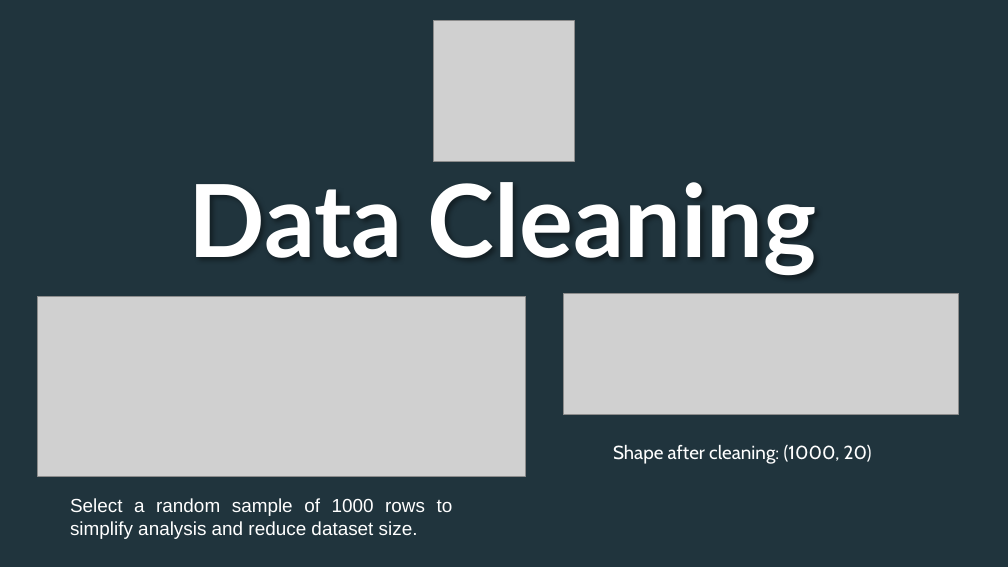
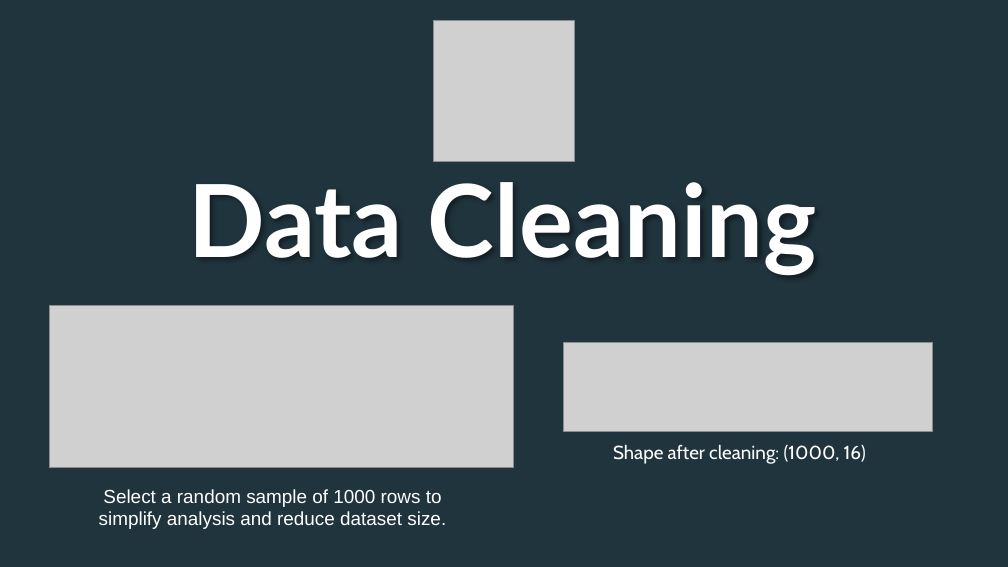
Before and after one commit to F1a23/Python_Team, a slide deck: slide 12 of Project1/Presentation1.pptx. Drawn at 1008x567 pixels with LibreOffice and Linux fonts; fonts in the diff are those of the drawing; grey boxes stand for pictures; background and template pictures are left out; a plain dark background stands for a picture behind light text. Boxes give left, top, right and bottom in pixels: in the first picture for what was removed or moved away, otherwise in the second. Text is boxed around its words. In the diff, an @@ line names an element or a change of style, - is before the commit and + after.

```diff
--- a/Project1/Presentation1.pptx
+++ b/Project1/Presentation1.pptx
@@ picture removed at bbox=[563, 293, 959, 414] @@
@@ picture: place and size @@
-picture at bbox=[37, 296, 526, 476]
+picture at bbox=[49, 306, 514, 468]
@@ picture added at bbox=[563, 342, 933, 432] @@
@@ text at bbox=[613, 445, 866, 464]: text changed @@
-Shape after cleaning: (1000, 20)
+Shape after cleaning: (1000, 16)
@@ text "Select a random sample of ...": place and size @@
-text "Select a random sample of ..." at bbox=[70, 498, 453, 539]
+text "Select a random sample of ..." at bbox=[99, 489, 446, 529]
@@ text "Select a random sample of ..." at bbox=[99, 489, 446, 529]: alignment justified to centre @@
```
Also in this commit, not shown: 13 other slides changed, 8 slides added, 6 slides removed, 3 other files.
